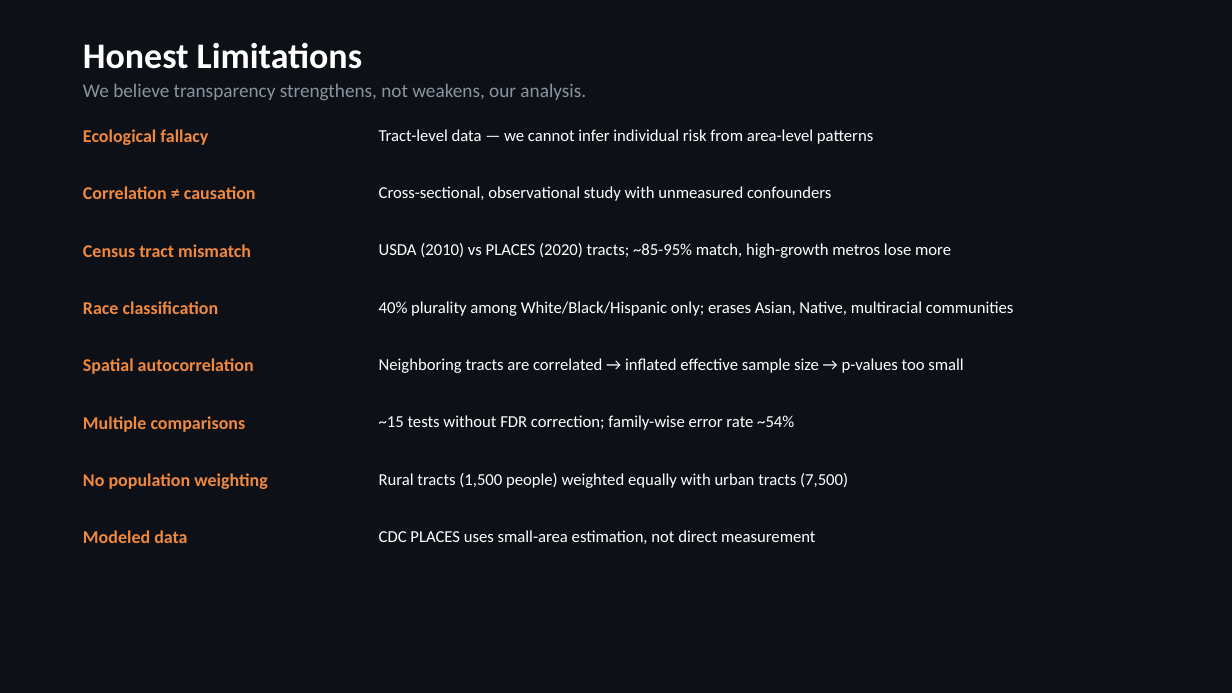
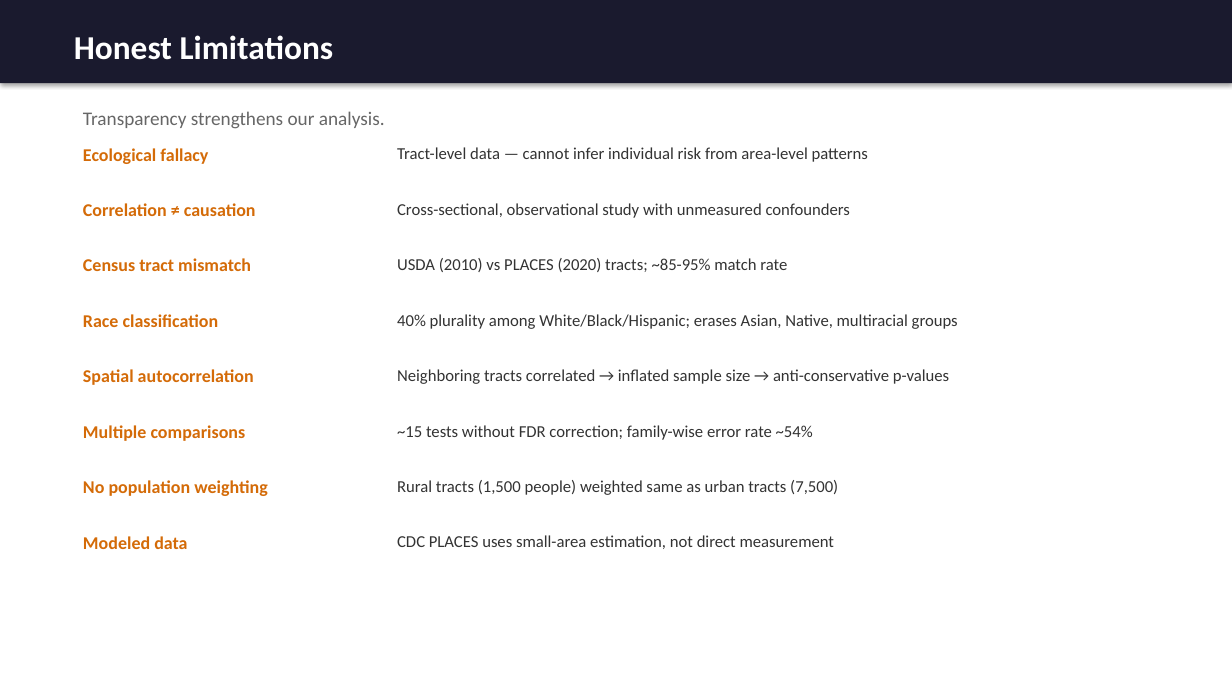
Before and after one commit to jimbo111/datathon-kims, a slide deck: slide 11 of submissions/2kim_health_slides.pptx. Drawn at 1232x693 pixels with LibreOffice and Linux fonts; fonts in the diff are those of the drawing. Boxes give left, top, right and bottom in pixels: in the first picture for what was removed or moved away, otherwise in the second. Text is boxed around its words. In the diff, an @@ line names an element or a change of style, - is before the commit and + after.

Commit message:
Update research question, sub-questions, and bright white slide theme

```diff
--- a/submissions/2kim_health_slides.pptx
+++ b/submissions/2kim_health_slides.pptx
@@ background #0D1117 to #FFFFFF @@
@@ rectangle "Honest Limitations": place and size @@
-rectangle "Honest Limitations" at <box>83,42,362,69</box>
+rectangle "Honest Limitations" at <box>0,0,1232,83</box>
@@ rectangle "Honest Limitations" at <box>0,0,1232,83</box>: size 28 to 26 pt; vertical alignment top to middle; fill none to #1A1A2E; shadow on @@
@@ text at <box>83,111,385,129</box>: text changed; text colour #8B949E to #666666 @@
-We believe transparency strengthens, not weakens, our analysis.
+Transparency strengthens our analysis.
@@ text colour #F0883E to #D46B08 in 8 elements at <box>83,536,187,549</box>, <box>83,480,268,496</box>, <box>83,425,246,441</box>, <box>83,369,254,385</box>, <box>83,314,219,327</box>, <box>83,258,251,271</box>, <box>83,203,256,216</box>, <box>83,148,208,164</box> @@
@@ text "Ecological fallacy": place and size @@
-text "Ecological fallacy" at <box>83,129,208,145</box>
+text "Ecological fallacy" at <box>83,148,208,164</box>
@@ text at <box>397,147,868,162</box>: text changed; text colour #FFFFFF to #333333 @@
-Tract-level data — we cannot infer individual risk from area-level patterns
+Tract-level data — cannot infer individual risk from area-level patterns
@@ text "Correlation ≠ causation": place and size @@
-text "Correlation ≠ causation" at <box>83,186,256,199</box>
+text "Correlation ≠ causation" at <box>83,203,256,216</box>
@@ text colour #FFFFFF to #333333 in 3 elements at <box>397,535,834,549</box>, <box>397,425,813,440</box>, <box>397,203,850,218</box> @@
@@ text "Cross-sectional, observational study with unmeasured ...": place and size @@
-text "Cross-sectional, observational study with unmeasured ..." at <box>379,186,831,201</box>
+text "Cross-sectional, observational study with unmeasured ..." at <box>397,203,850,218</box>
@@ text "Census tract mismatch": place and size @@
-text "Census tract mismatch" at <box>83,244,251,257</box>
+text "Census tract mismatch" at <box>83,258,251,271</box>
@@ text at <box>397,258,787,272</box>: text changed; text colour #FFFFFF to #333333 @@
-USDA (2010) vs PLACES (2020) tracts; ~85-95% match, high-growth metros lose more
+USDA (2010) vs PLACES (2020) tracts; ~85-95% match rate
@@ text "Race classification": place and size @@
-text "Race classification" at <box>83,301,219,314</box>
+text "Race classification" at <box>83,314,219,327</box>
@@ text at <box>397,314,958,329</box>: text changed; text colour #FFFFFF to #333333 @@
-40% plurality among White/Black/Hispanic only; erases Asian, Native, multiracial communities
+40% plurality among White/Black/Hispanic; erases Asian, Native, multiracial groups
@@ text "Spatial autocorrelation": place and size @@
-text "Spatial autocorrelation" at <box>83,358,254,374</box>
+text "Spatial autocorrelation" at <box>83,369,254,385</box>
@@ text at <box>397,369,949,384</box>: text changed; text colour #FFFFFF to #333333 @@
-Neighboring tracts are correlated → inflated effective sample size → p-values too small
+Neighboring tracts correlated → inflated sample size → anti-conservative p-values
@@ text "Multiple comparisons": place and size @@
-text "Multiple comparisons" at <box>83,416,246,432</box>
+text "Multiple comparisons" at <box>83,425,246,441</box>
@@ text "~15 tests without FDR correction; ...": place and size @@
-text "~15 tests without FDR correction; ..." at <box>379,415,794,430</box>
+text "~15 tests without FDR correction; ..." at <box>397,425,813,440</box>
@@ text "No population weighting": place and size @@
-text "No population weighting" at <box>83,473,268,489</box>
+text "No population weighting" at <box>83,480,268,496</box>
@@ text at <box>397,480,838,495</box>: text changed; text colour #FFFFFF to #333333 @@
-Rural tracts (1,500 people) weighted equally with urban tracts (7,500)
+Rural tracts (1,500 people) weighted same as urban tracts (7,500)
@@ text "CDC PLACES uses small-area estimation, ...": place and size @@
-text "CDC PLACES uses small-area estimation, ..." at <box>379,530,815,544</box>
+text "CDC PLACES uses small-area estimation, ..." at <box>397,535,834,549</box>
```
Also in this commit, not shown: 11 other slides changed, 1 slide added, 1 slide removed, 1 other file.
